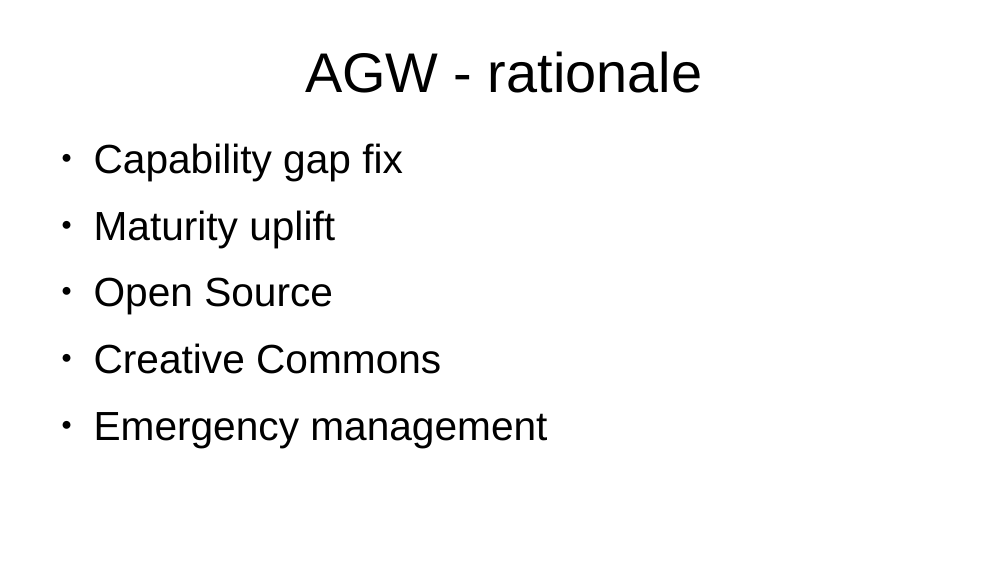
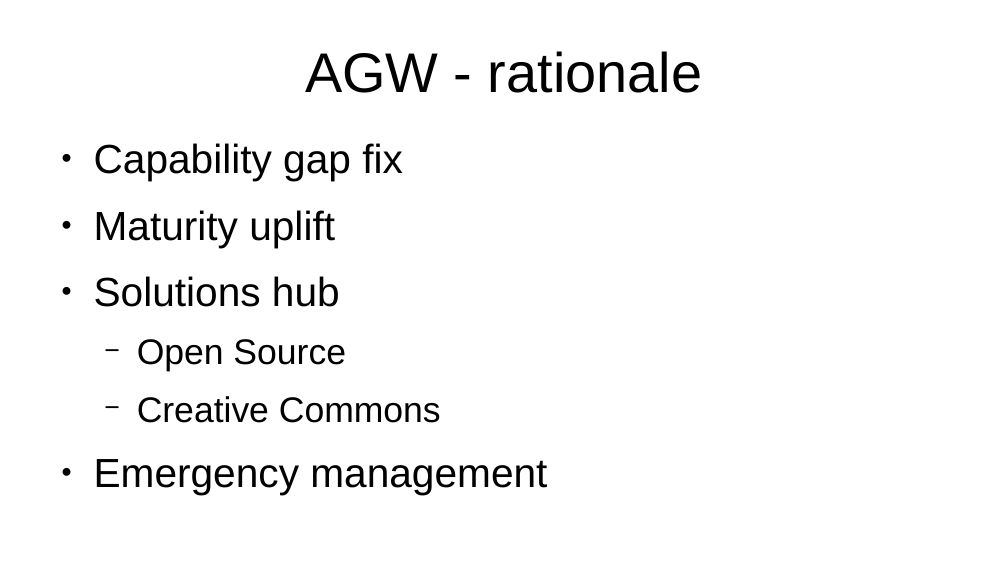
Before and after one commit to YorkEarwaker/Climate-Model, a slide deck: slide 3 of ppm/anthropogenic-global-warming-context.odp. Drawn at 1008x567 pixels with LibreOffice and Linux fonts; fonts in the diff are those of the drawing. Boxes give left, top, right and bottom in pixels: in the first picture for what was removed or moved away, otherwise in the second. Text is boxed around its words. In the diff, an @@ line names an element or a change of style, - is before the commit and + after.

```diff
--- a/ppm/anthropogenic-global-warming-context.odp
+++ b/ppm/anthropogenic-global-warming-context.odp
@@ text at bbox=[94, 276, 340, 307]: paragraph added @@
+● Solutions hub
@@ text at bbox=[137, 339, 441, 423]: size 32 to 28 pt in "Open Source", "Creative Commons"; bullet ● to −; list level 1 to 2 in "Open Source"; list level 1 to 2 in "Creative Commons" @@
```
Also in this commit, not shown: 4 other slides changed, 1 slide added.
